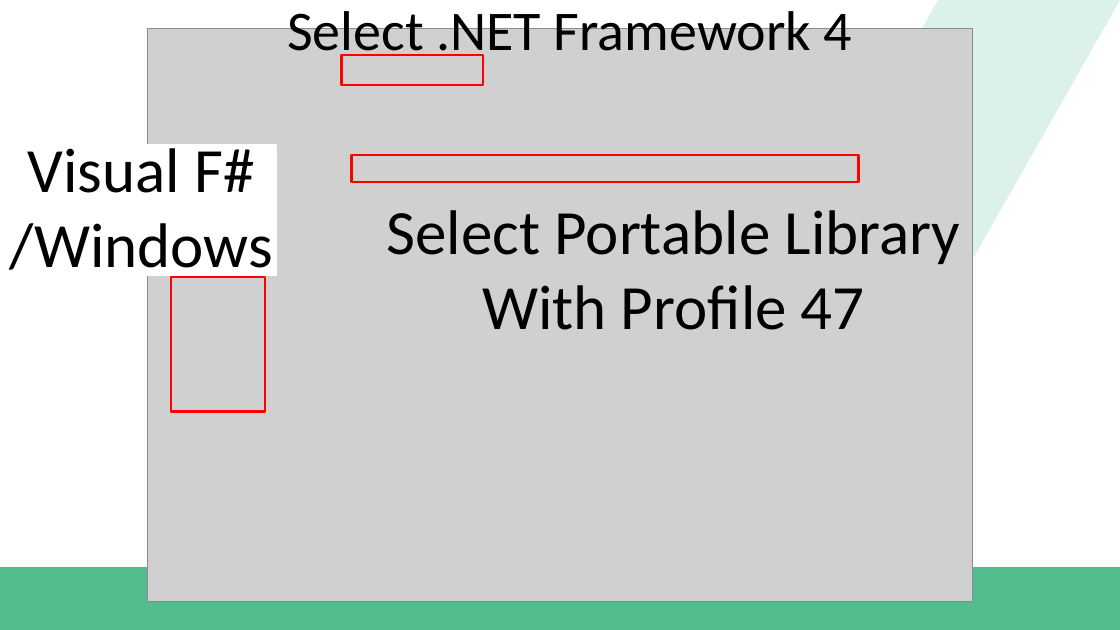
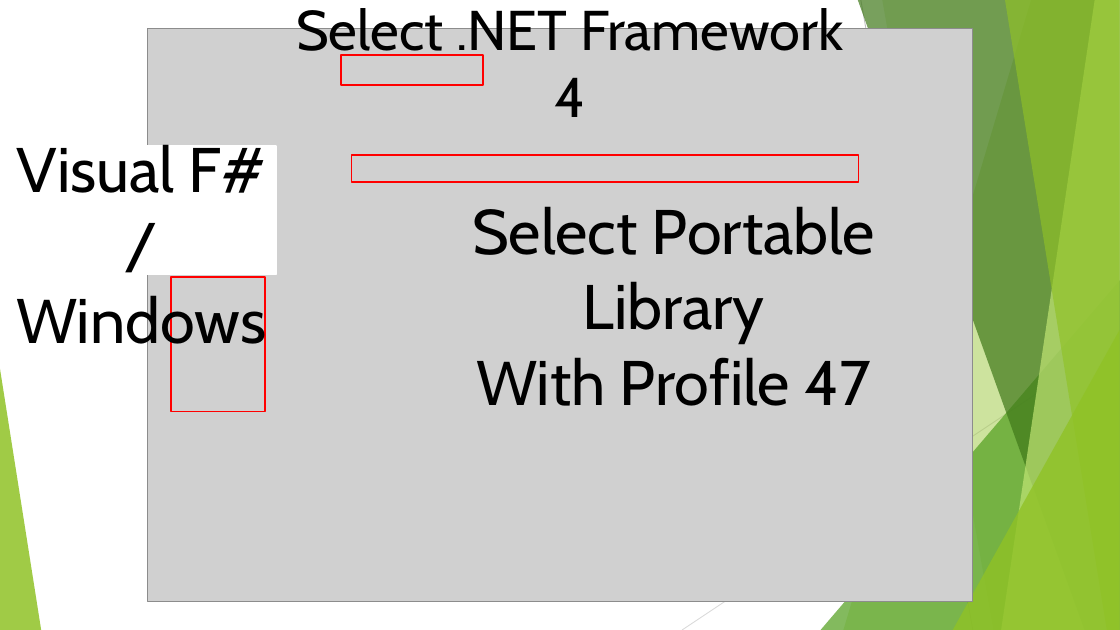
Before and after one commit to dannydwarren/FSharpXamarin, a slide deck: slide 13 of FSharpXamarin_Slides.pptx. Drawn at 1120x630 pixels with LibreOffice and Linux fonts; fonts in the diff are those of the drawing; grey boxes stand for pictures; background and template pictures are left out. Boxes give left, top, right and bottom in pixels: in the first picture for what was removed or moved away, otherwise in the second. Text is boxed around its words. In the diff, an @@ line names an element or a change of style, - is before the commit and + after.

```diff
--- a/FSharpXamarin_Slides.pptx
+++ b/FSharpXamarin_Slides.pptx
@@ parallelogram removed at (616, 0, 1120, 567) @@
@@ font Calibri to Cabin in 3 elements at (296, 2, 843, 117), (472, 206, 875, 406), (16, 139, 266, 358) @@
@@ rectangle at (0, 145, 276, 274): outline #FFFFFF 2 pt to #FFFFFF 1.5 pt @@
@@ rectangle at (171, 277, 266, 412): outline #FF0000 2 pt to #FF0000 1.5 pt @@
@@ group added at (0, 0, 1120, 630): 5 freeform shapes, 3 triangles, 2 lines @@
@@ rectangle removed at (0, 567, 1120, 630) @@
```
Also in this commit, not shown: 19 other slides changed, 2 other files.
